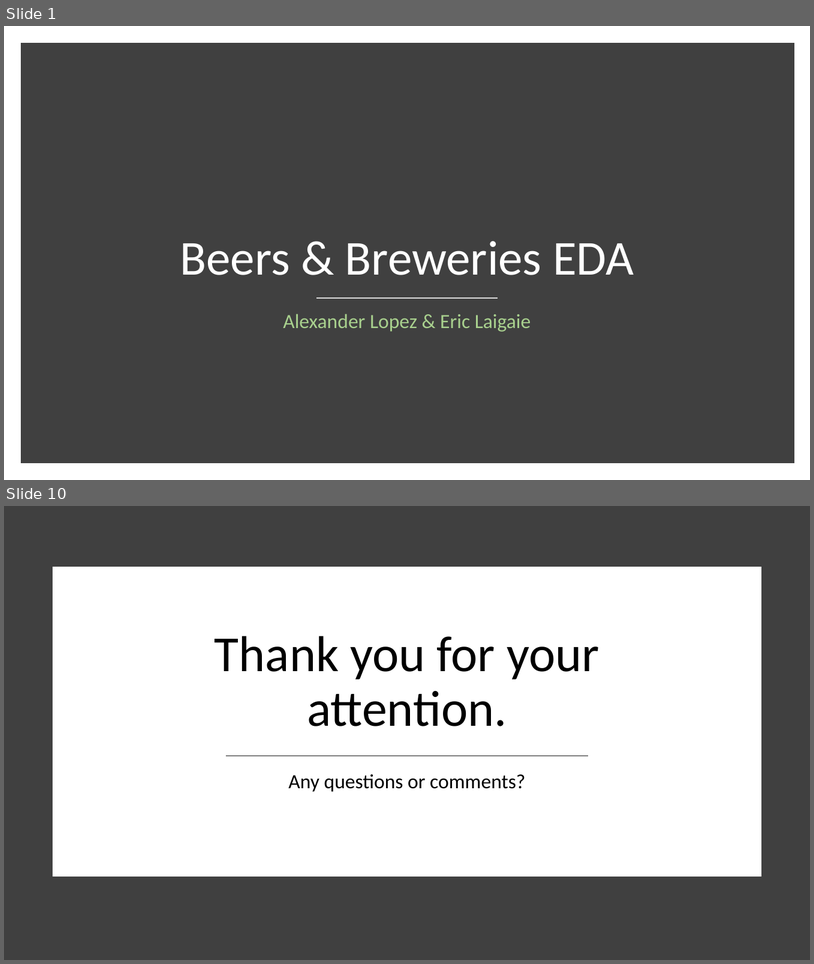
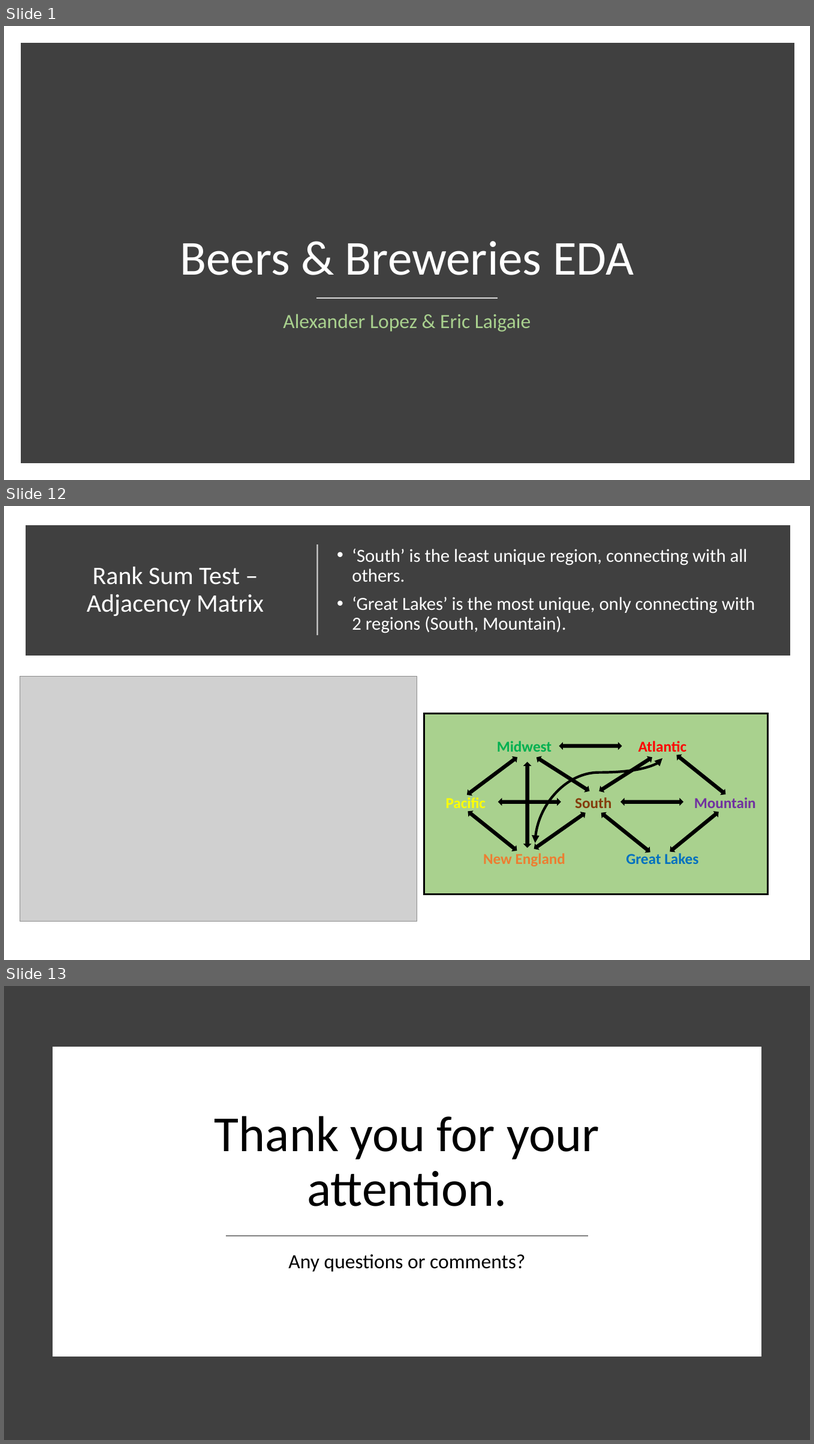
Before and after one commit to ericlaigaie/Case-Study-01, a slide deck: EDA_Presentation - AL.pptx. Shown one above the other, each under a label of ours: slides 1 and 10 before the commit, slides 1, 12 and 13 after it; the slides between them are not shown. The pictures are 814x964 and 814x1444 pixels, drawn with LibreOffice and Linux fonts; fonts in the diff are those of the drawing; grey boxes stand for pictures. Boxes give left, top, right and bottom in pixels: in the first picture for what was removed or moved away, otherwise in the second. Text is boxed around its words. In the diff, an @@ line names an element or a change of style, - is before the commit and + after.

```diff
--- a/EDA_Presentation - AL.pptx
+++ b/EDA_Presentation - AL.pptx
@@ slide 12 added at (4,506,810,960), background #FFFFFF @@
@@ rectangle added at (30,529,787,652), fill #404040, outline #404040 10 pt @@
@@ line added from (317, 636) to (317, 545), #FFFFFF 1.5 pt @@
@@ text added at (352,549,755,633), 22 pt, text #FFFFFF @@
+• ‘South’ is the least unique region, connecting with all others.
+• ‘Great Lakes’ is the most unique, only connecting with 2 regions (South, Mountain).
@@ title added at (87,567,264,616), 30 pt, text #FFFFFF @@
+Rank Sum Test – Adjacency Matrix
@@ picture added at (20,676,417,921) @@
@@ rectangle added at (425,714,768,894), fill #A9D18E, outline #000000 2.25 pt @@
@@ group added at (446,741,756,866): 12 left right arrows, 7 texts, 1 curved double arrow @@
+Midwest
+Mountain
+South
+Great Lakes
+New England
+Pacific
+Atlantic
@@ what was slide 10 is now slide 13 @@
```
Also in this commit, not shown: 4 slides changed, 8 other slides added, 4 slides removed.
